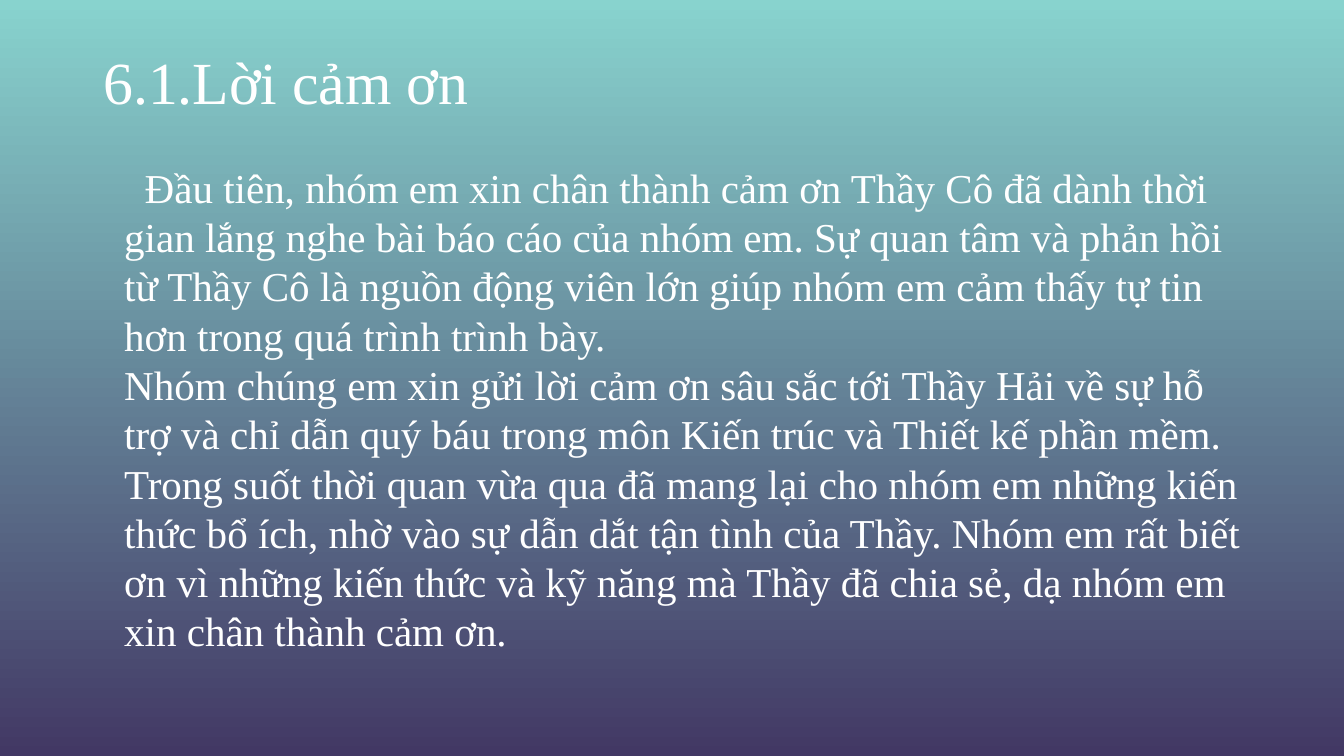
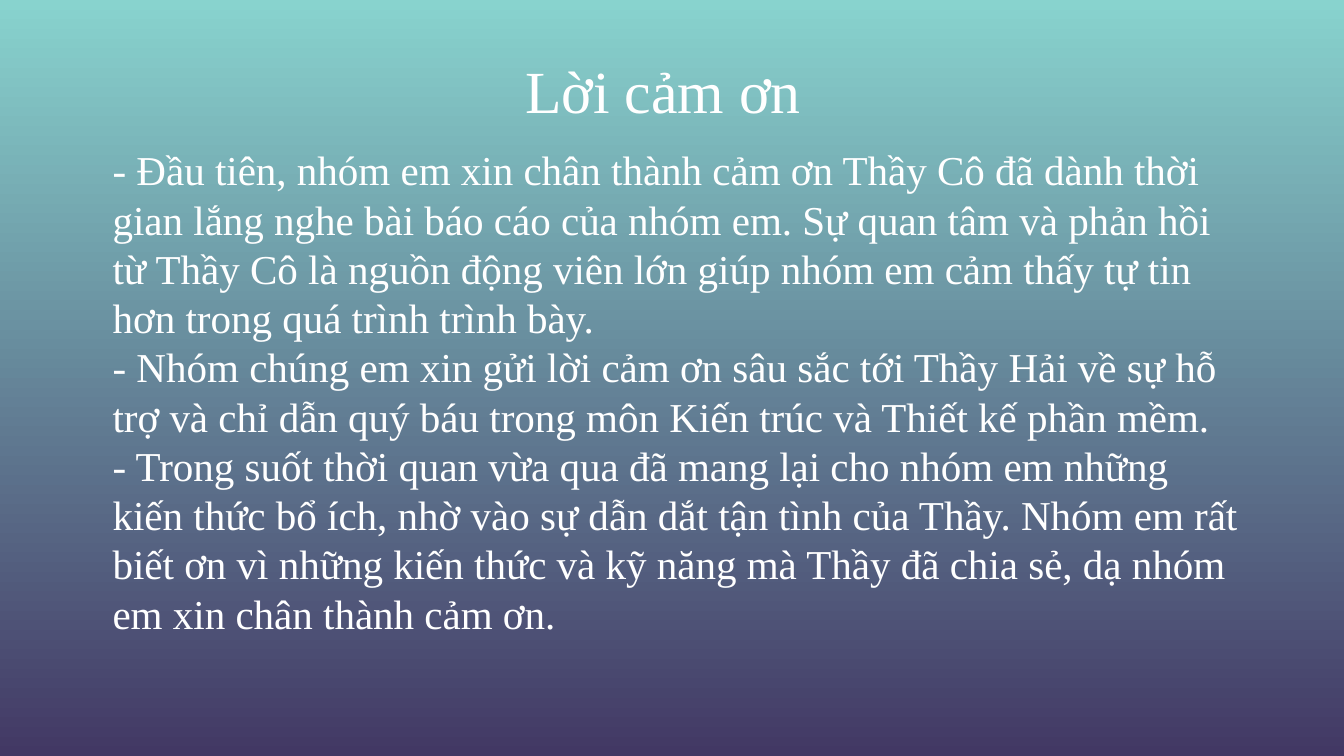
Before and after one commit to hoangtienmanhduc/Nhom14_KienTrucThietKePhanMem-, a slide deck: slide 36 of KTVTKPM.pptx (slide 35 before the commit). Drawn at 1344x756 pixels with LibreOffice and Linux fonts; fonts in the diff are those of the drawing; background and template pictures are left out. Boxes give left, top, right and bottom in pixels: in the first picture for what was removed or moved away, otherwise in the second. Text is boxed around its words. In the diff, an @@ line names an element or a change of style, - is before the commit and + after.

```diff
--- a/KTVTKPM.pptx
+++ b/KTVTKPM.pptx
@@ text at (525, 71, 800, 114): text changed @@
-6.1.Lời cảm ơn
+Lời cảm ơn
@@ text at (113, 155, 1237, 630): text changed @@
-Đầu tiên, nhóm em xin chân thành cảm ơn Thầy Cô đã dành thời gian lắng nghe bài báo cáo của nhóm em. Sự quan tâm và phản hồi từ Thầy Cô là nguồn động viên lớn giúp nhóm em cảm thấy tự tin hơn trong quá trình trình bày.
-Nhóm chúng em xin gửi lời cảm ơn sâu sắc tới Thầy Hải về sự hỗ trợ và chỉ dẫn quý báu trong môn Kiến trúc và Thiết kế phần mềm. Trong suốt thời quan vừa qua đã mang lại cho nhóm em những kiến thức bổ ích, nhờ vào sự dẫn dắt tận tình của Thầy. Nhóm em rất biết ơn vì những kiến thức và kỹ năng mà Thầy đã chia sẻ, dạ nhóm em xin chân thành cảm ơn.
+- Đầu tiên, nhóm em xin chân thành cảm ơn Thầy Cô đã dành thời gian lắng nghe bài báo cáo của nhóm em. Sự quan tâm và phản hồi từ Thầy Cô là nguồn động viên lớn giúp nhóm em cảm thấy tự tin hơn trong quá trình trình bày.
+- Nhóm chúng em xin gửi lời cảm ơn sâu sắc tới Thầy Hải về sự hỗ trợ và chỉ dẫn quý báu trong môn Kiến trúc và Thiết kế phần mềm. - Trong suốt thời quan vừa qua đã mang lại cho nhóm em những kiến thức bổ ích, nhờ vào sự dẫn dắt tận tình của Thầy. Nhóm em rất biết ơn vì những kiến thức và kỹ năng mà Thầy đã chia sẻ, dạ nhóm em xin chân thành cảm ơn.
```
Also in this commit, not shown: 4 other slides changed, 4 slides added, 3 slides removed, 1 other file.
